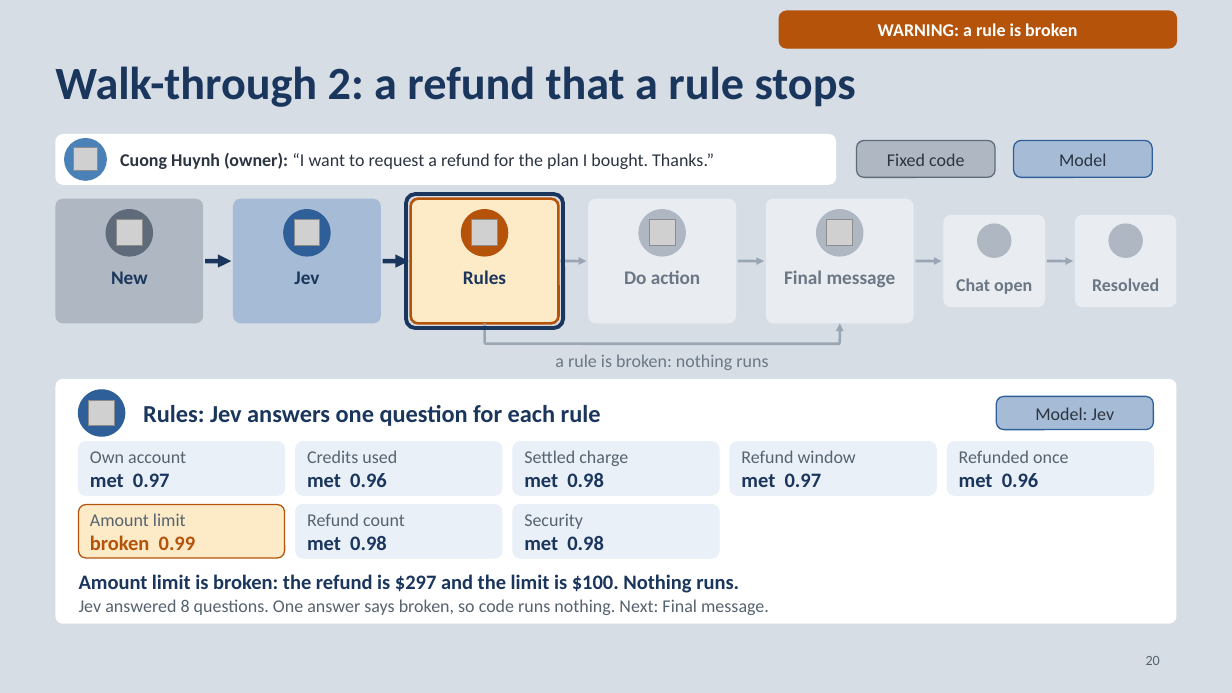
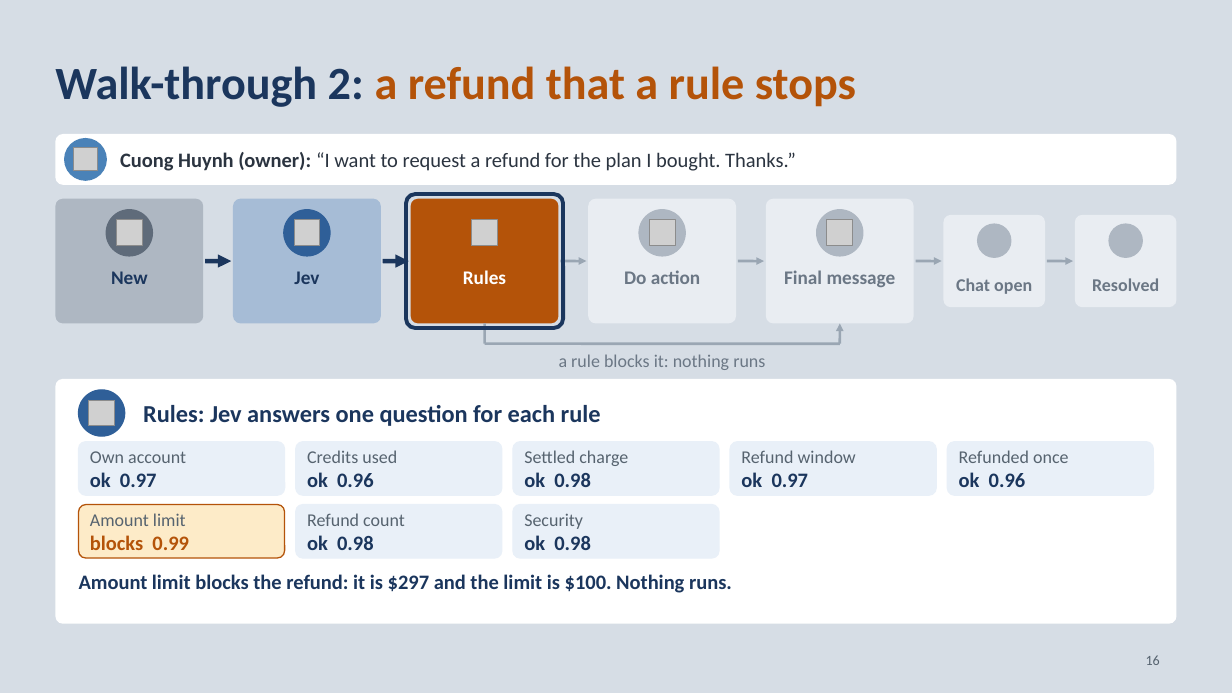
Before and after one commit to neilonthesky/english-presentation, a slide deck: slide 16 of slides/deck.pptx (slide 20 before the commit). Drawn at 1232x693 pixels with LibreOffice and Linux fonts; fonts in the diff are those of the drawing; grey boxes stand for pictures; background and template pictures are left out. Boxes give left, top, right and bottom in pixels: in the first picture for what was removed or moved away, otherwise in the second. Text is boxed around its words. In the diff, an @@ line names an element or a change of style, - is before the commit and + after.

```diff
--- a/slides/deck.pptx
+++ b/slides/deck.pptx
@@ rounded rectangle removed at (779,11,1177,48) @@
-WARNING: a rule is broken
@@ text "Walk-through 2: a refund that ..." at (55,66,856,107): text colour #1B365D to #B45309 in "a refund that a rule stops" @@
@@ rounded rectangle: place and size @@
-rounded rectangle at (55,134,836,185)
+rounded rectangle at (55,134,1177,185)
@@ text "Cuong Huynh (owner): “I want ..." at (120,152,796,171): size 14 to 16 pt @@
@@ rounded rectangle removed at (857,140,995,177) @@
-Fixed code
@@ rounded rectangle removed at (1014,140,1153,177) @@
-Model
@@ rounded rectangle at (410,199,558,323): fill #FDEBC8 to #B45309; outline #B45309 2 pt to none @@
@@ text "Rules" at (463,270,506,284): text colour #1B365D to #FFFFFF @@
@@ text at (559,354,765,370): text changed @@
-a rule is broken: nothing runs
+a rule blocks it: nothing runs
@@ rounded rectangle removed at (996,396,1153,430) @@
-Model: Jev
@@ text in rounded rectangle at (90,472,157,487): text changed @@
-met 0.97
+ok 0.97
@@ text in rounded rectangle at (307,472,374,487): text changed @@
-met 0.96
+ok 0.96
@@ text in rounded rectangle at (524,472,591,487): text changed @@
-met 0.98
+ok 0.98
@@ text in rounded rectangle at (741,472,809,487): text changed @@
-met 0.97
+ok 0.97
@@ text in rounded rectangle at (959,472,1026,487): text changed @@
-met 0.96
+ok 0.96
@@ text in rounded rectangle at (90,535,189,550): text changed @@
-broken 0.99
+blocks 0.99
@@ text in rounded rectangle at (307,535,374,550): text changed @@
-met 0.98
+ok 0.98
@@ text in rounded rectangle at (524,535,591,550): text changed @@
-met 0.98
+ok 0.98
@@ text at (79,574,732,593): text changed @@
-Amount limit is broken: the refund is $297 and the limit is $100. Nothing runs.
+Amount limit blocks the refund: it is $297 and the limit is $100. Nothing runs.
@@ text removed at (79,599,769,615) @@
-Jev answered 8 questions. One answer says broken, so code runs nothing. Next: Final message.
@@ page number at (1146,655,1160,665): text changed @@
-20
+16
```
Also in this commit, not shown: 18 other slides changed, 1 slide added, 5 slides removed, 9 other files.
